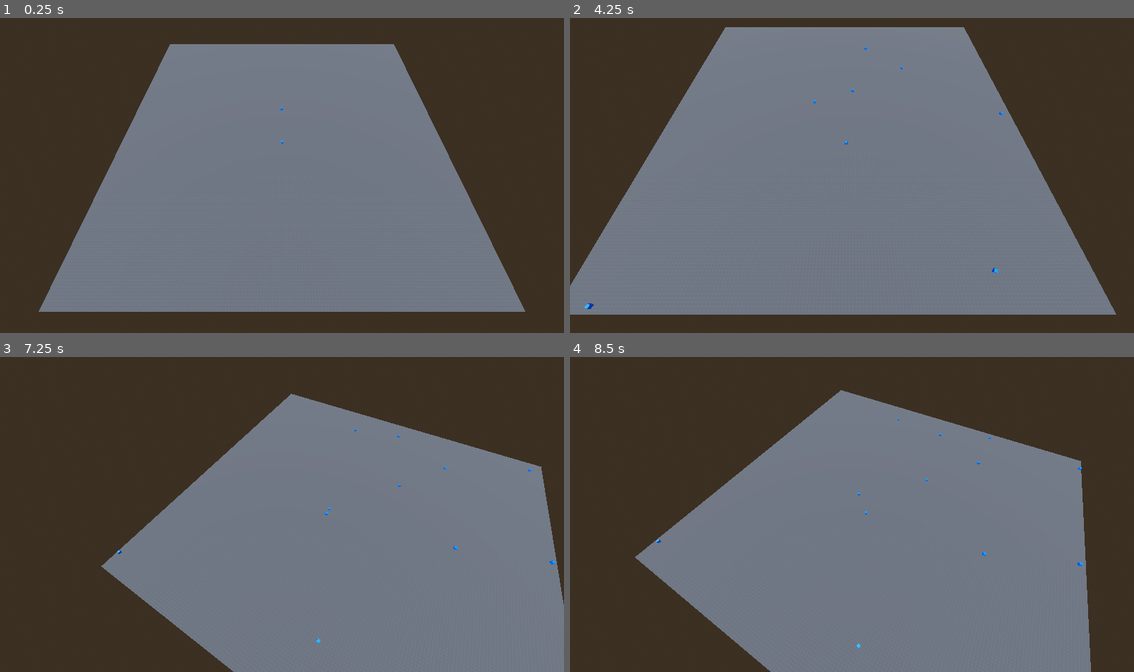
Above: before the commit, frames 1-4 (two rows, left to right).
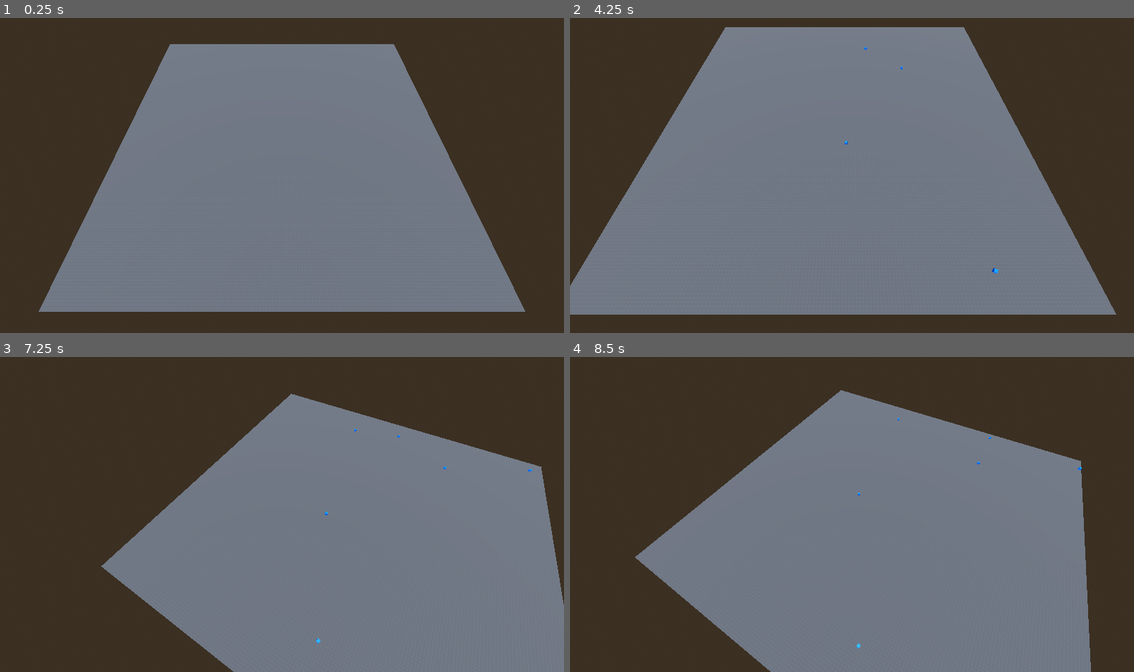
Above: after the commit, the same moments.

Repository: DavidLee36/vivarium
Game: Godot game, scene res://scenes/world.tscn
Two runs of this game, one before a commit and one after it. Both use one fixed random seed, a clock stepped at 60 frames per second and the inputs below.
Inputs (mouse positions are in pixels of both pictures, inside the frame that each line leads up to):
- Up to frame 1 (0.25 s): no input
- Up to frame 2 (4.25 s): tap Enter at 0.5 s; move the mouse to (976, 159) at 0.52 s; hold D (move_right) 0.53-1.28 s; hold Ctrl (ctrl) 0.53-1.28 s; move the mouse to (739, 191) at 1.27 s; hold S (move_back) 1.28-2.03 s; right-click (739, 191) at 1.35 s; move the mouse to (908, 106) at 2.02 s; hold D (move_right) 2.03-2.78 s; hold Shift (shift) 2.03-2.78 s; move the mouse to (823, 238) at 2.77 s; hold W (move_forward) 2.78-3.53 s; tap Space (space_bar) at 2.85 s; move the mouse to (1021, 222) at 3.52 s; hold A (move_left) from 3.53 s (still down); hold E (speed_time) from 3.53 s (still down)
- Up to frame 3 (7.25 s): move the mouse to (112, 467) at 4.27 s; release E (speed_time) at 4.28 s; tap Ctrl (ctrl) at 4.35 s; move the mouse to (310, 514) at 5.02 s; release A (move_left) at 5.03 s; hold S (move_back) 5.03-5.78 s; hold Right mouse button (right_click) 5.03-5.78 s; move the mouse to (259, 508) at 5.77 s; hold D (move_right) 5.78-6.53 s; tap Shift (shift) at 5.85 s; move the mouse to (406, 498) at 6.52 s; hold W (move_forward) from 6.53 s (still down); hold Space (space_bar) from 6.53 s (still down)
- Up to frame 4 (8.5 s): move the mouse to (739, 530) at 7.27 s; release W (move_forward) at 7.28 s; release Space (space_bar) at 7.28 s; hold D (move_right) 7.28-8.03 s; tap E (speed_time) at 7.35 s; move the mouse to (908, 445) at 8.02 s; hold S (move_back) from 8.03 s (still down); hold Ctrl (ctrl) from 8.03 s (still down)

The runs differ from the first frame. In frame 1, less than 0.1% of the frame differs, in the area x 49-51%, y 28-40%; in frame 2, less than 0.1%; in frame 3, less than 0.1%; in frame 4, less than 0.1%, in the area x 15-91%, y 24-67%.

Commit message:
motes have a random chance to die

Diff:
--- a/scenes/world.tscn
+++ b/scenes/world.tscn
@@ -1,7 +1,6 @@
 [gd_scene format=3 uid="uid://c26srvovprmu6"]
 
 [ext_resource type="Texture2D" uid="uid://c2njtf076yown" path="res://addons/kenney_prototype_textures/dark/texture_04.png" id="1_4wyf3"]
-[ext_resource type="PackedScene" uid="uid://cm24u13na67jl" path="res://scenes/mote.tscn" id="2_rwgxs"]
 [ext_resource type="PackedScene" uid="uid://bsxy22x3hm8o6" path="res://scenes/camera.tscn" id="3_4wyf3"]
 
 [sub_resource type="ProceduralSkyMaterial" id="ProceduralSkyMaterial_4wyf3"]
@@ -51,9 +50,3 @@
 transform = Transform3D(-1, 2.262667e-08, -8.44439e-08, -6.181722e-08, 0.50000006, 0.8660254, 6.1817225e-08, 0.8660254, -0.50000006, 0, 78.26023, -72)
 
 [node name="Motes" type="Node3D" parent="." unique_id=2069576188]
-
-[node name="Mote" parent="Motes" unique_id=1537494994 instance=ExtResource("2_rwgxs")]
-transform = Transform3D(1, 0, 0, 0, 1, 0, 0, 0, 1, 0, 3, 11)
-
-[node name="Mote2" parent="Motes" unique_id=671712530 instance=ExtResource("2_rwgxs")]
-transform = Transform3D(1, 0, 0, 0, 1, 0, 0, 0, 1, 0, 3, -11)
--- a/scripts/mote.gd
+++ b/scripts/mote.gd
@@ -20,6 +20,7 @@
 
 var sight_r: int = 10
 var speed: int = 5
+var death_chance: float = 0.05 # between 0-1
 
 var food: float = 100
 var water: float = 100
@@ -33,6 +34,9 @@
 	_movement_logic(delta)
 
 func tick() -> void:
+	if randf_range(0, 1) <= death_chance:
+		die()
+
 	if _at_position_buffer(global_position, last_tick_position, 0.05):
 		print("stuck")
 		stuck = true
@@ -52,6 +56,7 @@
 		var target_basis := Basis.looking_at(flat_dir)
 		transform.basis = transform.basis.slerp(target_basis, delta * remap(turn_angle, 0, 180, rotation_speed_min, rotation_speed_max))
 	velocity = lerp(velocity, dir * speed, delta * 2.0)
+	#velocity = dir * speed
 
 	move_and_slide()
 
@@ -66,7 +71,8 @@
 	return false
 
 func die() -> void:
-	pass
+	SimManager.unregsiter_mote(self)
+	queue_free()
 
 func _seek_resource() -> void:
 	pass
--- a/scripts/sim_manager.gd
+++ b/scripts/sim_manager.gd
@@ -20,13 +20,23 @@
 	_timer_setup()
 
 func _tick() -> void:
-	curr_tick += 1
+	_pre_tick()
 	_spawn_random()
 	for mote in motes:
 		mote.tick()
+	_post_tick()
+
+func _pre_tick() -> void: # Code taht should always run before/start of the tick
+	curr_tick += 1
+
+func _post_tick() -> void: # Code that should always run after/end of the tick
+	pass
 
 func register_mote(mote: Mote) -> void:
 	motes.append(mote)
+
+func unregsiter_mote(mote: Mote) -> void:
+	motes.remove_at(motes.find(mote))
 
 func _spawn_random() -> void:
 	var spawn_point = Vector3(randf_range(left_bound, right_bound), 1, randf_range(bottom_bound, top_bound))
